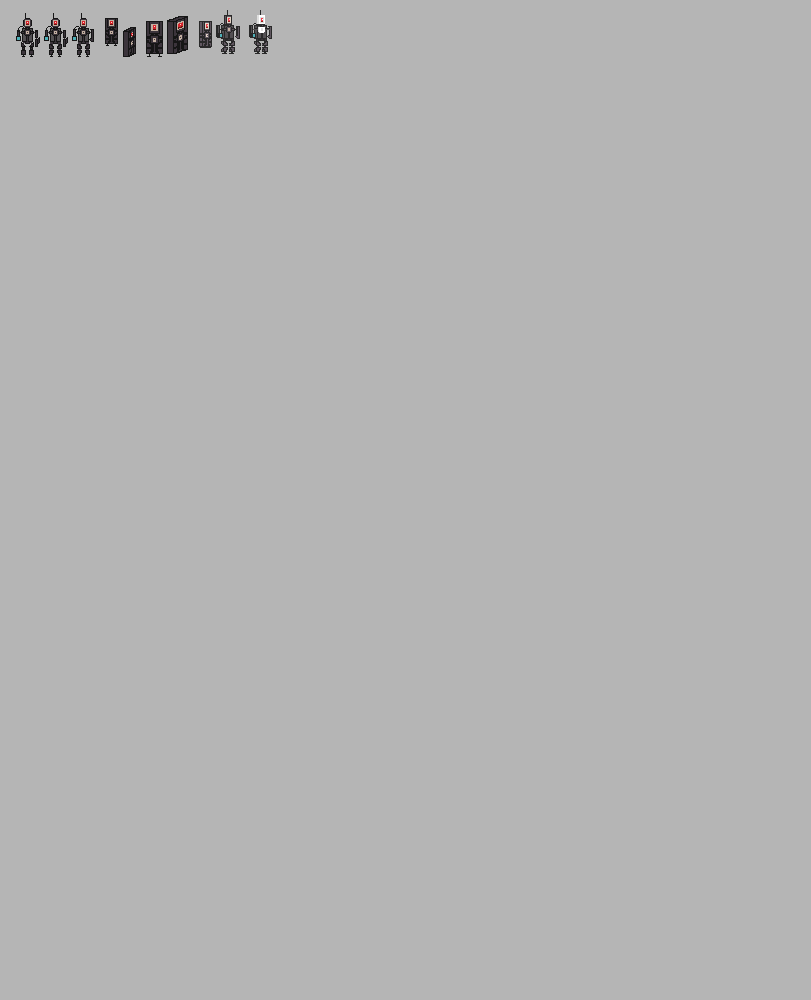
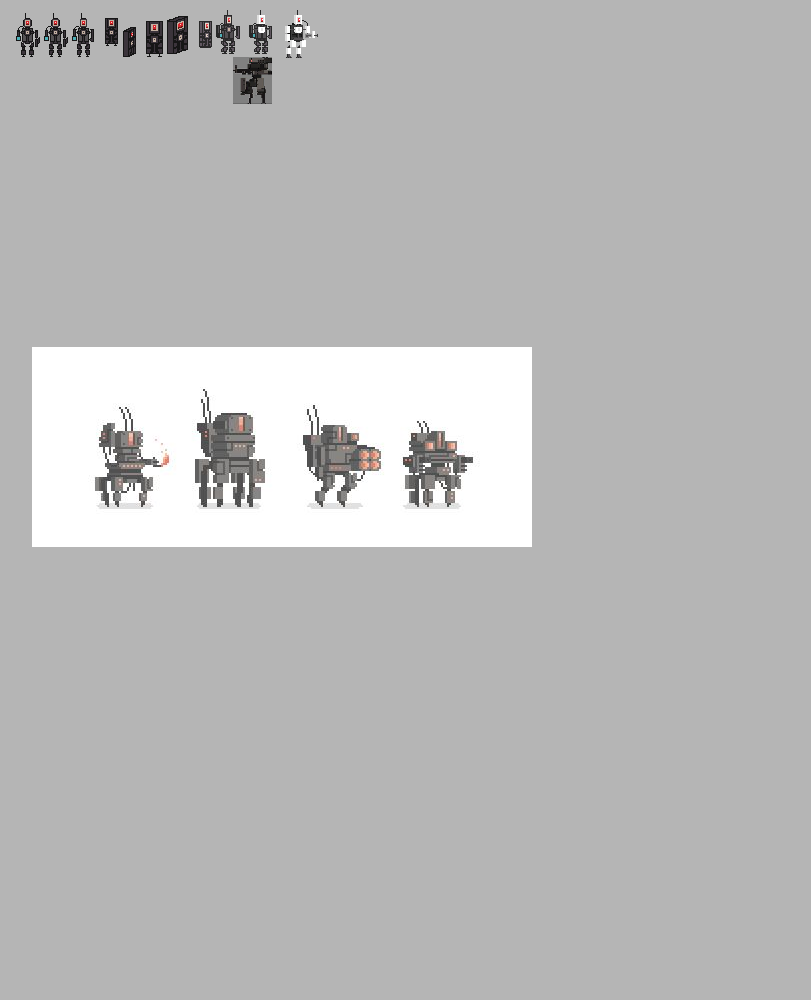
Two versions of the same layered image (811x1000). Layer-by-layer changes:
added layer "Layer 15" in group "Character" over [285, 26, 310, 41]
added layer "Layer 13" in group "Character" over [265, 10, 306, 63]
added layer "Layer 14" in group "Character" over [288, 23, 303, 42]
added layer "Layer 16" in group "Character" over [287, 20, 318, 38]
added layer "Layer 12" in group "Character" over [233, 57, 272, 104]
showed "Layer 4" over [32, 347, 532, 547]
